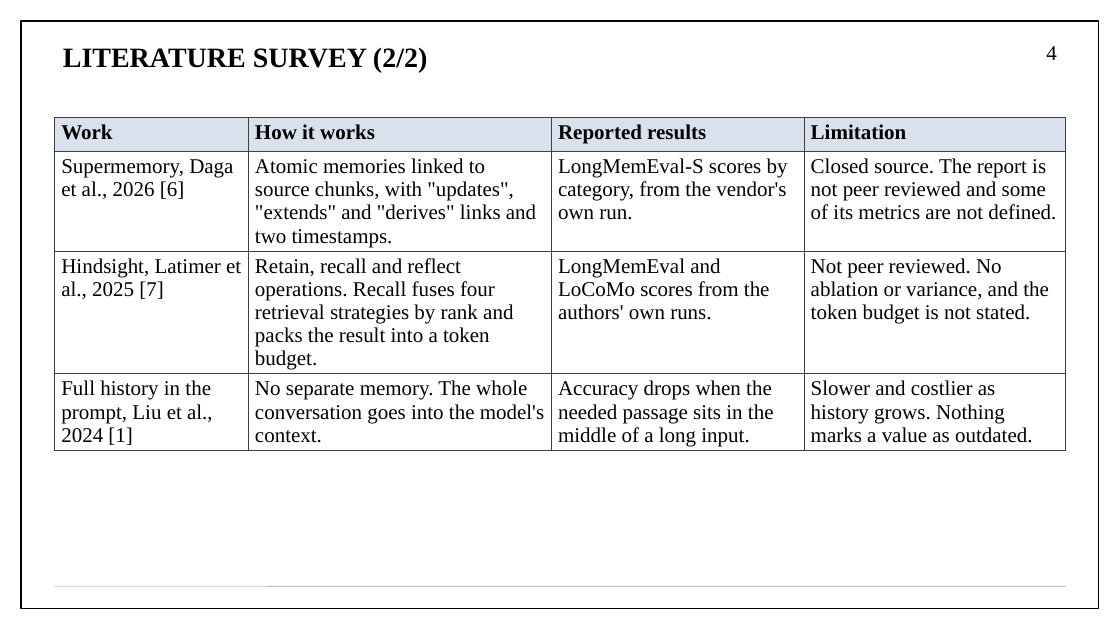
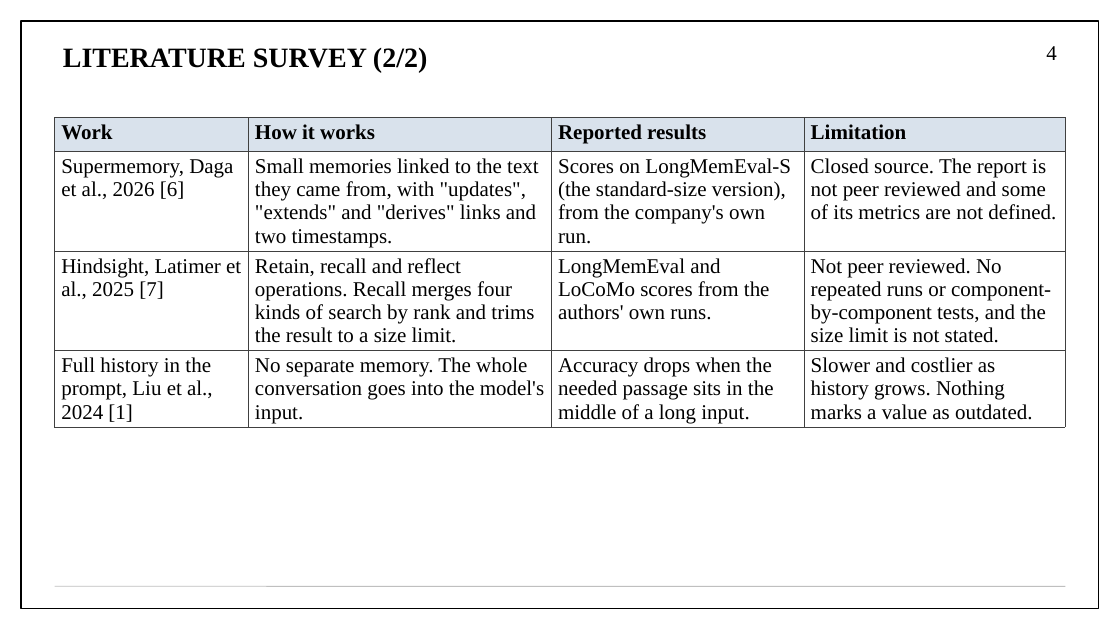
Before and after one commit to aryaniyaps/sdp-2026, a slide deck: slide 4 of P1_R2_13.pptx. Drawn at 1120x630 pixels with LibreOffice and Linux fonts; fonts in the diff are those of the drawing. Boxes give left, top, right and bottom in pixels: in the first picture for what was removed or moved away, otherwise in the second. Text is boxed around its words. In the diff, an @@ line names an element or a change of style, - is before the commit and + after.

Commit message:
Add a walkthrough and key terms to the review deck
The problem statement drops its example. A key-terms slide and the Maya
walkthrough now sit beside the architecture, the gaps are numbered and
the objectives point back to them, and each module and algorithm slide
links to the next. The results end with what is still missing, and a
short conclusion closes the deck. The text was rewritten after a
cold read for terms used before they were explained.

```diff
--- a/P1_R2_13.pptx
+++ b/P1_R2_13.pptx
@@ table at bbox=[55, 118, 1066, 427] @@
@@ row 2, column 2: "Atomic memories linked to source chunks, with "updates", "extends" and "derives" links and two timestamps." to "Small memories linked to the text they came from, with "updates", "extends" and "derives" links and two timestamps." @@
-row 2, column 3: LongMemEval-S scores by category, from the vendor's own run.
+row 2, column 3: Scores on LongMemEval-S (the standard-size version), from the company's own run.
-row 3, column 2: Retain, recall and reflect operations. Recall fuses four retrieval strategies by rank and packs the result into a token budget.
+row 3, column 2: Retain, recall and reflect operations. Recall merges four kinds of search by rank and trims the result to a size limit.
-row 3, column 4: Not peer reviewed. No ablation or variance, and the token budget is not stated.
+row 3, column 4: Not peer reviewed. No repeated runs or component-by-component tests, and the size limit is not stated.
-row 4, column 2: No separate memory. The whole conversation goes into the model's context.
+row 4, column 2: No separate memory. The whole conversation goes into the model's input.
```
Also in this commit, not shown: 23 other slides changed, 4 slides added, 1 slide removed, 1 other file.
